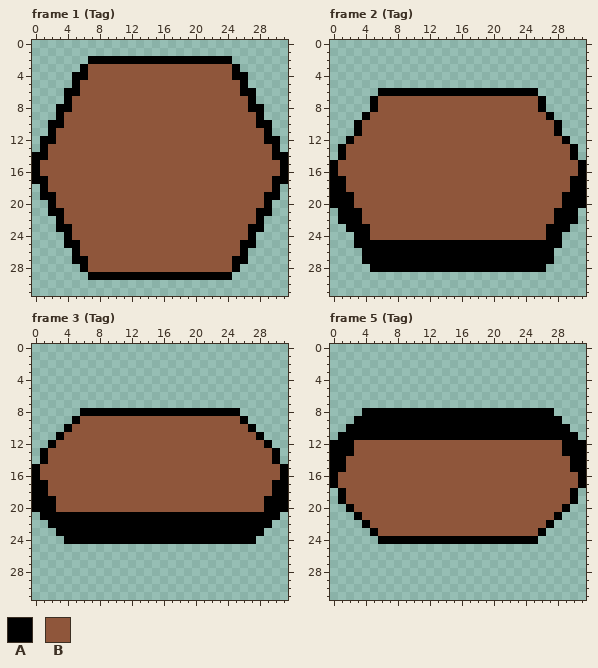
Two versions of one pixel-art file, Sprites/Aseprite/Ground.aseprite. The first picture shows the starting point.
32x32 pixels, 7 frames. Shown: frame 1 (Tag), frame 2 (Tag), frame 3 (Tag), frame 5 (Tag). The commit also changed other frames, which this record leaves out.
Palette (. is transparent): A #000000  B #8f563b
The same view after the edit:
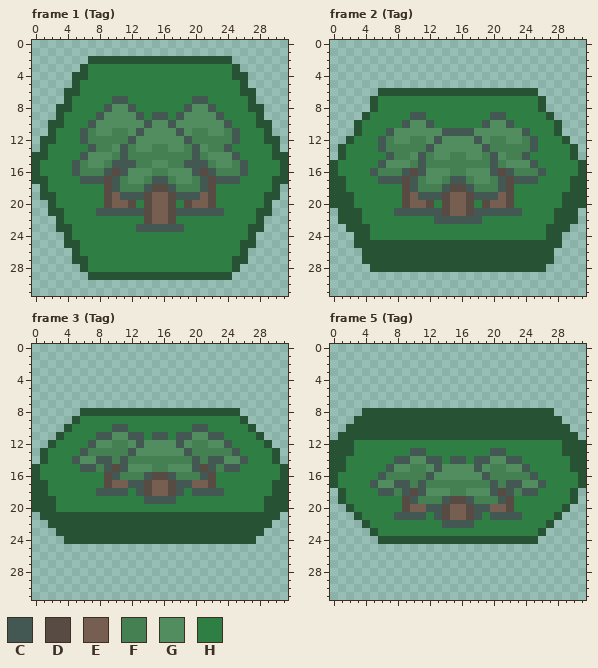
Colours new in this view: C #445853  D #584b44  E #765e51  F #458052  G #518d5e  H #2f7f45
Difference:
layer "Layer 2" added
colour A: #000000 -> #275233
Changed rows in their new state; - is a pixel that keeps its letter.
Frame 1 (Tag), layers "Layer 2", "Layer":
first column x 1:
 3 ------HHHHHHHHHHHHHHHHHH------
 4 ------HHHHHHHHHHHHHHHHHH------
 5 -----HHHHHHHHHHHHHHHHHHHH-----
 6 -----HHHHHHHHHHHHHHHHHHHH-----
 7 ----HHHHHCCHHHHHHHHCCHHHHH----
 8 ----HHHHCGGCHHHHHHCGGCHHHH----
 9 ---HHHHCGGGGCHCCHCGGGGCHHHH---
10 ---HHHCGGGGGGCGGCGGGGGGCHHH---
11 --HHHCFGGFFGCGGGGCGFFGGFCHHH--
12 --HHHCFFFFFCGGGGGGCFFFFFCHHH--
13 -HHHHHCFFGCFGGFFGGFCGFFCHHHHH-
14 -HHHHCGGGFCFFFFFFFFCFGGGCHHHH-
15 HHHHCFGGFCCCFFGGFFCCCFGGFCHHHH
16 HHHHCFFFCDCGGGFFGGGCDCFFFCHHHH
17 -HHHHCCCDCFGGFCCFGGFCDCCCHHHH-
18 -HHHHHHHDCFFFCDDCFFFCDHHHHHHH-
19 --HHHHHHDECCCDEEDCCCEDHHHHHH--
20 --HHHHHHDEEDHDEEDHDEEDHHHHHH--
21 ---HHHHCCCCCCDEEDCCCCCCHHHH---
22 ---HHHHHHHHHHDEEDHHHHHHHHHH---
23 ----HHHHHHHHCCCCCCHHHHHHHH----
24 ----HHHHHHHHHHHHHHHHHHHHHH----
25 -----HHHHHHHHHHHHHHHHHHHH-----
26 -----HHHHHHHHHHHHHHHHHHHH-----
27 ------HHHHHHHHHHHHHHHHHH------
28 ------HHHHHHHHHHHHHHHHHH------
Frame 2 (Tag), layers "Layer 2", "Layer":
first column x 1:
 7 -----HHHHHHHHHHHHHHHHHHHH-----
 8 -----HHHHHHHHHHHHHHHHHHHH-----
 9 ----HHHHHCCHHHHHHHHCCHHHHH----
10 ---HHHHHCGGCHHHHHHCGGCHHHHH---
11 ---HHHCGGGGGGCCCCGGGGGGCHHH---
12 --HHHCFGGFFGCGGGGCGFFGGFCHHH--
13 -HHHHCFFFFFCGGGGGGCFFFFFCHHHH-
14 -HHHHHCFFGCFGGFFGGFCGFFCHHHHH-
15 HHHHHCGGGFCFFFFFFFFCFGGGCHHHHH
16 HHHHCFFFCDCGGGFFGGGCDCFFFCHHHH
17 -HHHHCCCDCFGGFCCFGGFCDCCCHHHH-
18 -HHHHHHHDCFFFCDDCFFFCDHHHHHHH-
19 --HHHHHHDECCCDEEDCCCEDHHHHHH--
20 --HHHHHHDEEDHDEEDHDEEDHHHHHH--
21 ---HHHHCCCCCCDEEDCCCCCCHHHH---
22 ---HHHHHHHHHCCCCCCHHHHHHHHH---
23 ----HHHHHHHHHHHHHHHHHHHHHH----
24 ----HHHHHHHHHHHHHHHHHHHHHH----
Frame 3 (Tag), layers "Layer 2", "Layer":
first column x 1:
 9 -----HHHHHHHHHHHHHHHHHHHH-----
10 ----HHHHHCCHHHHHHHHCCHHHHH----
11 ---HHHHCCGGCCHCCHCCGGCCHHHH---
12 --HHHHCGGFFGCGGGGCGFFGGCHHHH--
13 -HHHHCFFFFFCGGGGGGCFFFFFCHHHH-
14 -HHHCGGCCFCFFFFFFFFCFCCGGCHHH-
15 HHHHHCCFCDCGGGFFGGGCDCFCCHHHHH
16 HHHHHHHHDCFFFCDDCFFFCDHHHHHHHH
17 -HHHHHHHDEECCDEEDCCEEDHHHHHHH-
18 -HHHHHHCCCCHCDEEDCHCCCCHHHHHH-
19 --HHHHHHHHHHHCCCCHHHHHHHHHHH--
20 --HHHHHHHHHHHHHHHHHHHHHHHHHH--
Frame 5 (Tag), layers "Layer 2", "Layer":
first column x 1:
12 --HHHHHHHHHHHHHHHHHHHHHHHHHH--
13 --HHHHHHHCCHHHHHHHHCCHHHHHHH--
14 -HHHHHHCCGGCCHCCHCCGGCCHHHHHH-
15 -HHHHHCGGFFGCGGGGCGFFGGCHHHHH-
16 HHHHHCFFFFFCGGGGGGCFFFFFCHHHHH
17 HHHHCGGCCFCFFFFFFFFCFCCGGCHHHH
18 -HHHHCCFCDCGGGFFGGGCDCFCCHHHH-
19 -HHHHHHHDCFFFCDDCFFFCDHHHHHHH-
20 --HHHHHHDEECCDEEDCCEEDHHHHHH--
21 ---HHHHCCCCHCDEEDCHCCCCHHHH---
22 ----HHHHHHHHHCCCCHHHHHHHHH----
23 -----HHHHHHHHHHHHHHHHHHHH-----
Boxes around the changes in both pictures, in picture pixels (x1, y1, x2, y2):
changed: (32, 56, 288, 280)
changed: (330, 88, 586, 272)
changed: (32, 408, 288, 544)
changed: (330, 408, 586, 544)
